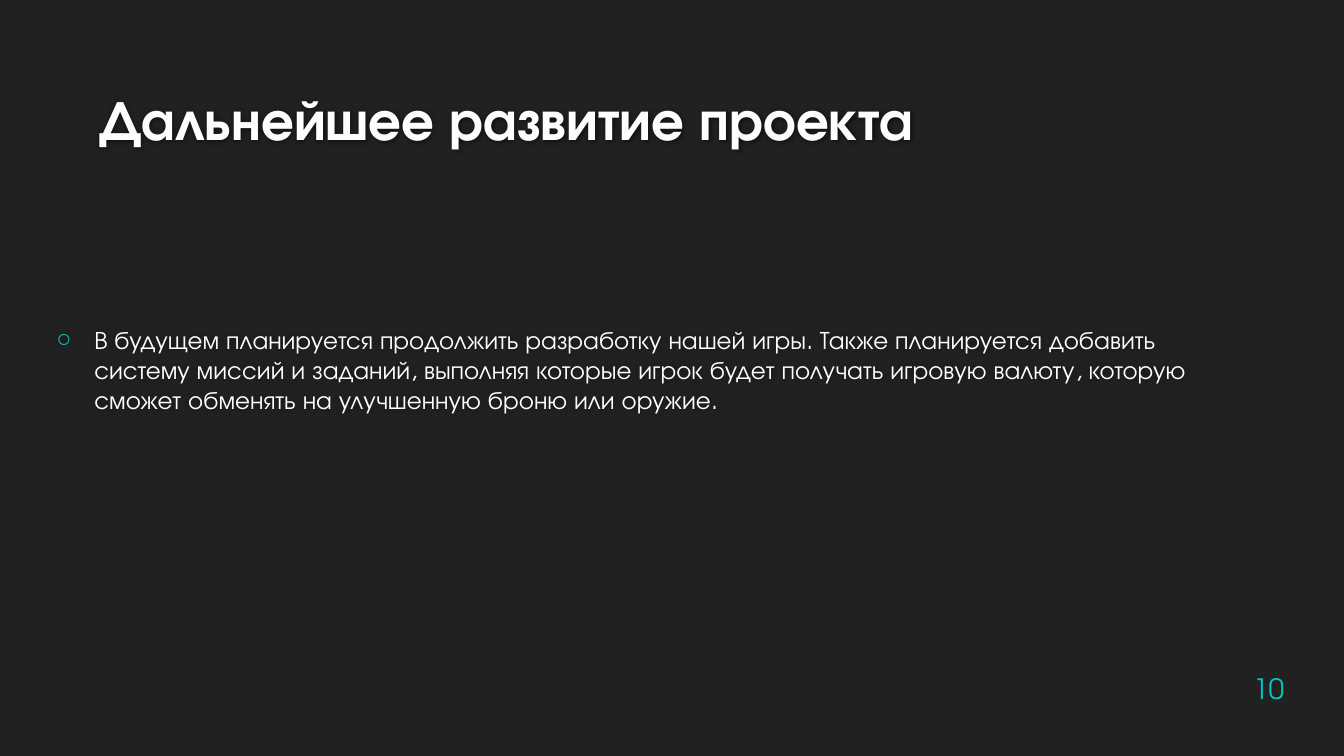
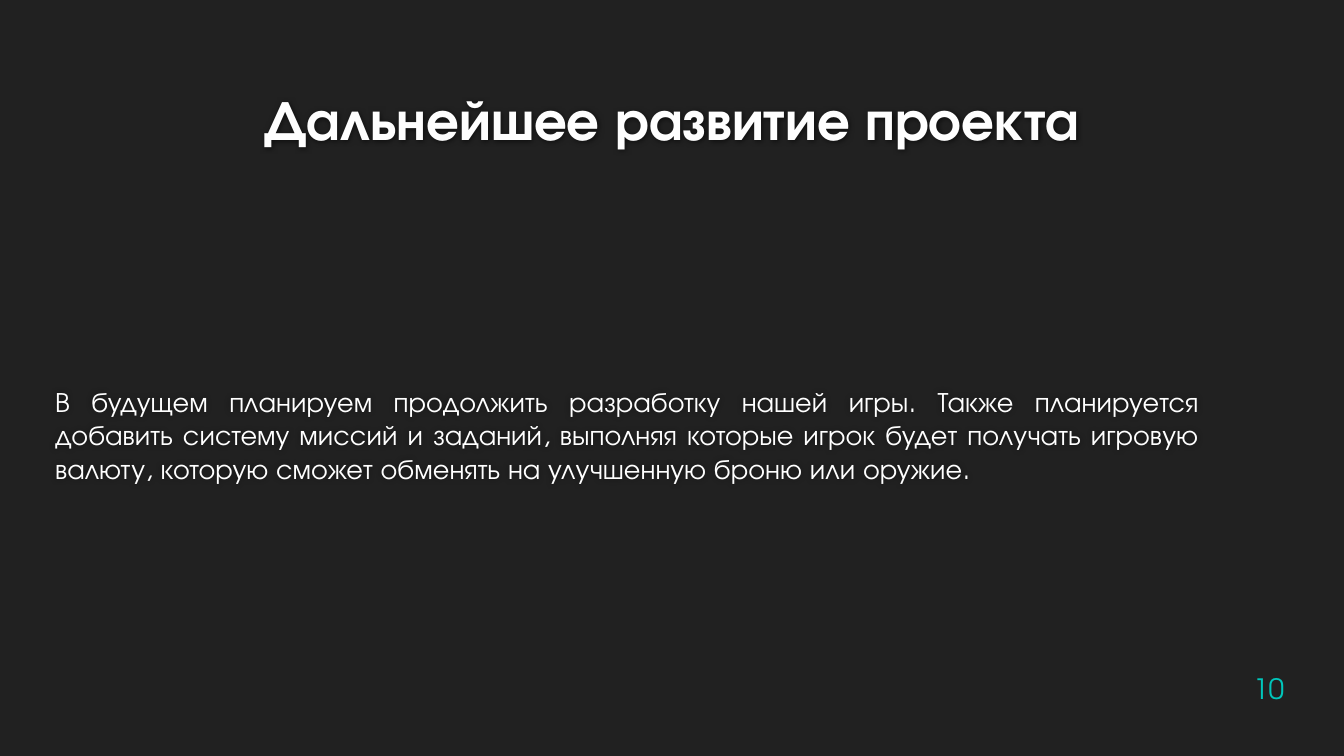
Before and after one commit to leagueofadventures/origin, a slide deck: slide 10 of Документация/origin.pptx. Drawn at 1344x756 pixels with LibreOffice and Linux fonts; fonts in the diff are those of the drawing; background and template pictures are left out. Boxes give left, top, right and bottom in pixels: in the first picture for what was removed or moved away, otherwise in the second. Text is boxed around its words. In the diff, an @@ line names an element or a change of style, - is before the commit and + after.

```diff
--- a/Документация/origin.pptx
+++ b/Документация/origin.pptx
@@ title "Дальнейшее развитие проекта" at (265,101,1079,150): alignment left to centre @@
@@ text at (55,393,1199,484): text changed; size 18 to 20 pt @@
-○ В будущем планируется продолжить разработку нашей игры. Также планируется добавить систему миссий и заданий, выполняя которые игрок будет получать игровую валюту, которую сможет обменять на улучшенную броню или оружие.
+В будущем планируем продолжить разработку нашей игры. Также планируется добавить систему миссий и заданий, выполняя которые игрок будет получать игровую валюту, которую сможет обменять на улучшенную броню или оружие.
```
Also in this commit, not shown: 11 other slides changed, 2 other files.
